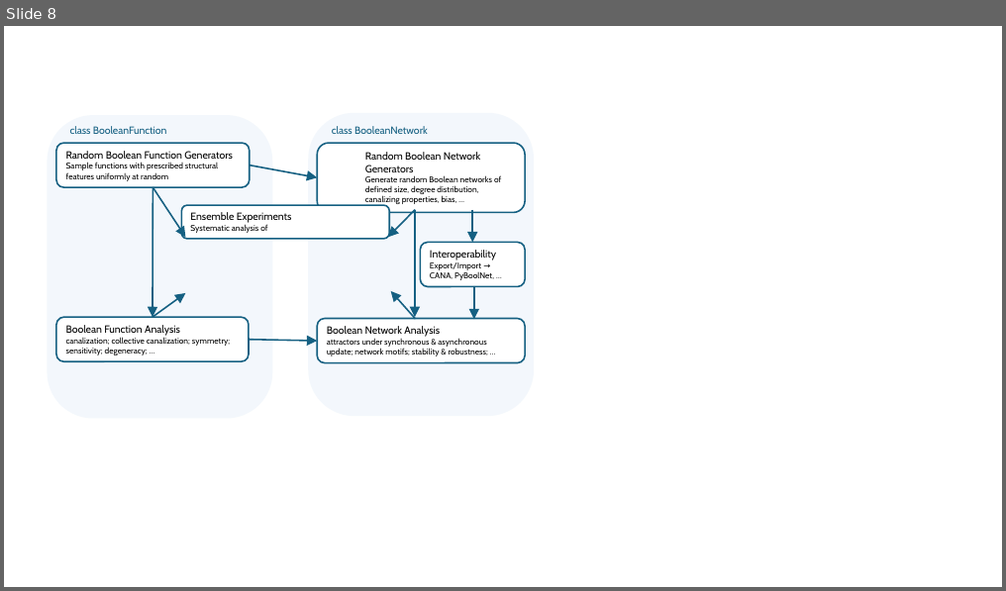
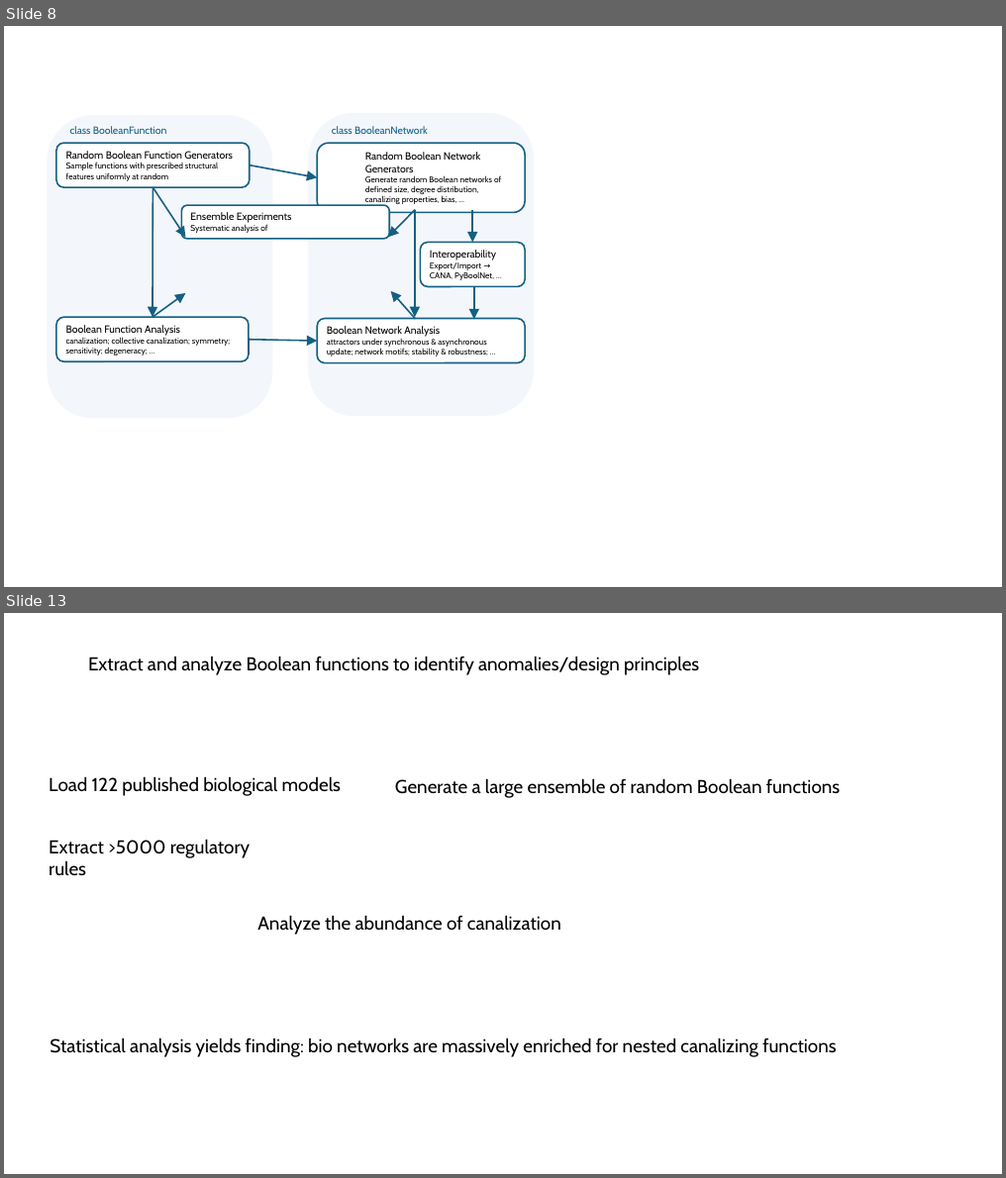
Before and after one commit to ckadelka/BoolForge, a slide deck: paper/figures.pptx. Shown one above the other, each under a label of ours: slide 8 before the commit, slides 8 and 13 after it; the slides between them are not shown. The pictures are 1006x591 and 1006x1178 pixels, drawn with LibreOffice and Linux fonts; fonts in the diff are those of the drawing. Boxes give left, top, right and bottom in pixels: in the first picture for what was removed or moved away, otherwise in the second. Text is boxed around its words. In the diff, an @@ line names an element or a change of style, - is before the commit and + after.

```diff
--- a/paper/figures.pptx
+++ b/paper/figures.pptx
@@ slide 13 added at box(4, 613, 1002, 1174), background #FFFFFF @@
@@ text added at box(88, 656, 699, 675), 18 pt, text #000000 @@
+Extract and analyze Boolean functions to identify anomalies/design principles
@@ text added at box(49, 776, 341, 796), 18 pt, text #000000 @@
+Load 122 published biological models
@@ text added at box(395, 778, 840, 798), 18 pt, text #000000 @@
+Generate a large ensemble of random Boolean functions
@@ text added at box(49, 839, 250, 876), 18 pt, text #000000 @@
+Extract >5000 regulatory rules
@@ text added at box(257, 915, 561, 935), 18 pt, text #000000 @@
+Analyze the abundance of canalization
@@ text added at box(50, 1038, 836, 1058), 18 pt, text #000000 @@
+Statistical analysis yields finding: bio networks are massively enriched for nested canalizing functions
```
Also in this commit, not shown: 1 slide changed, 4 other slides added, 29 other files.
